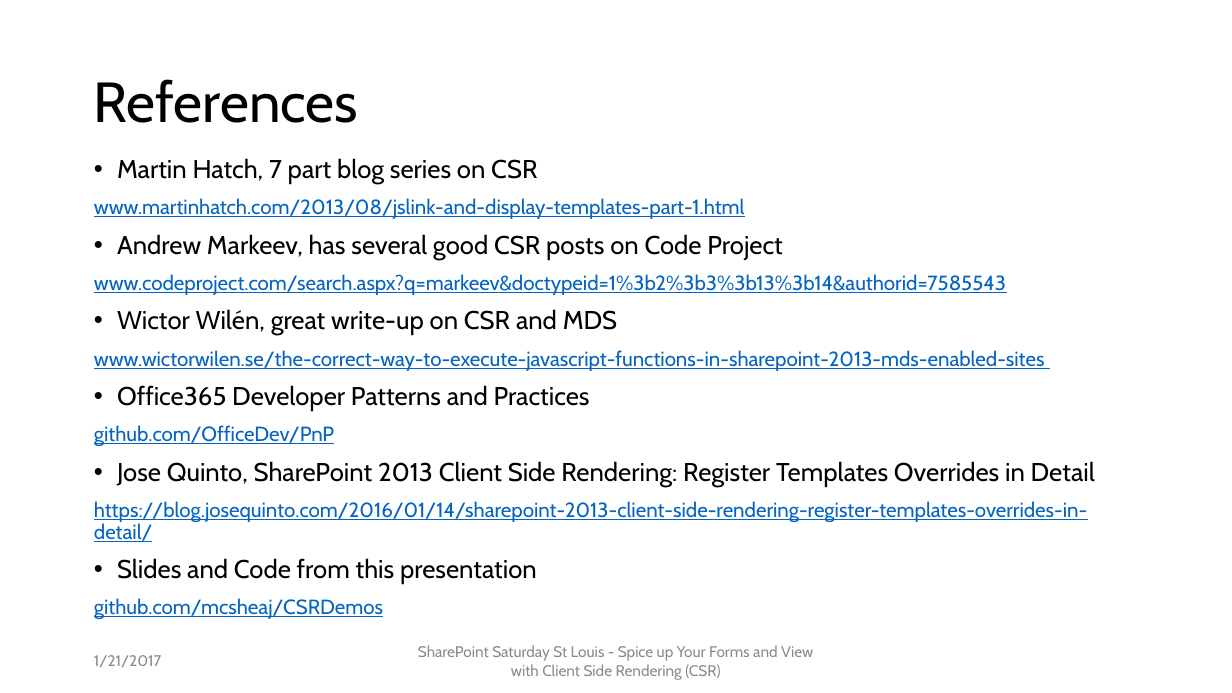
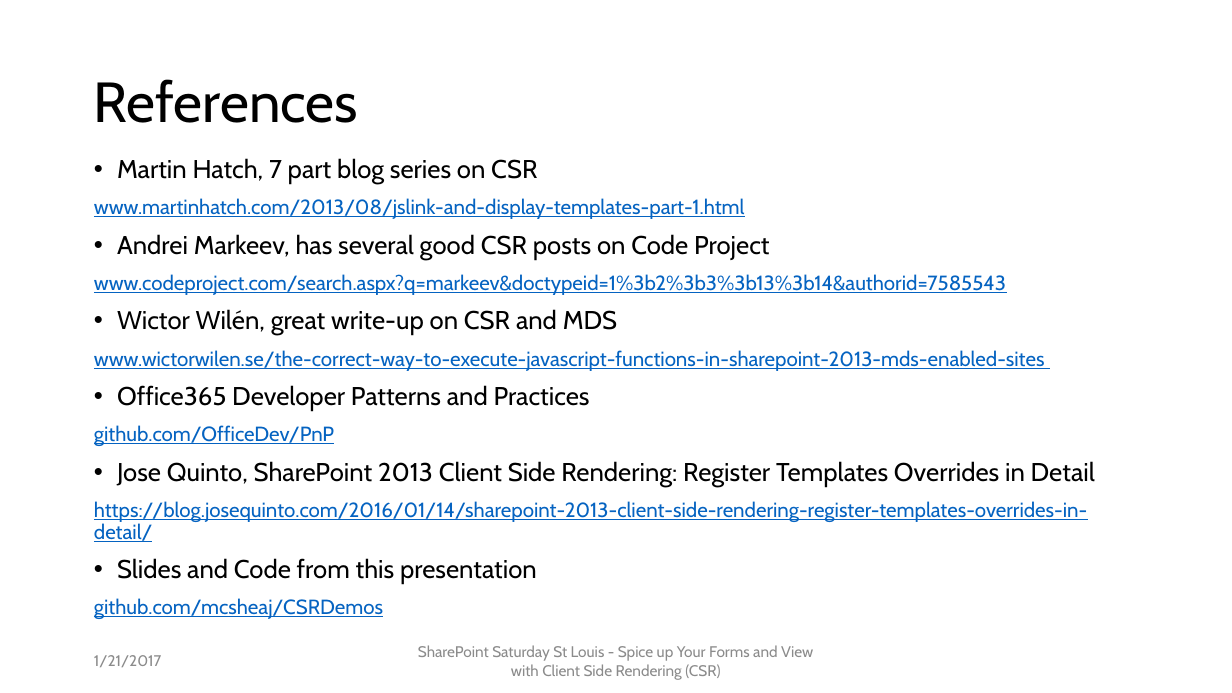
Before and after one commit to mcsheaj/CSRDemos, a slide deck: slide 20 of SPSSTL_CSR.pptx (slide 17 before the commit). Drawn at 1232x693 pixels with LibreOffice and Linux fonts; fonts in the diff are those of the drawing. Boxes give left, top, right and bottom in pixels: in the first picture for what was removed or moved away, otherwise in the second. Text is boxed around its words. In the diff, an @@ line names an element or a change of style, - is before the commit and + after.

```diff
--- a/SPSSTL_CSR.pptx
+++ b/SPSSTL_CSR.pptx
@@ text at [117, 234, 769, 260]: text changed @@
-• Andrew Markeev, has several good CSR posts on Code Project
+• Andrei Markeev, has several good CSR posts on Code Project
```
Also in this commit, not shown: 6 other slides changed, 3 slides added, 1 other file.
